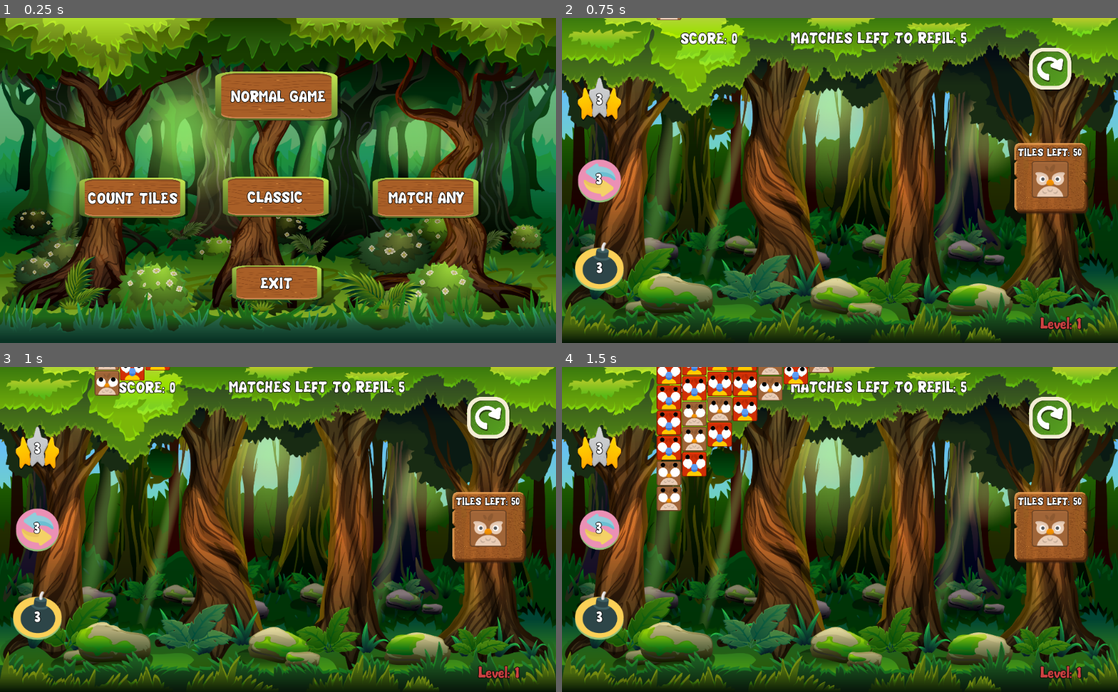
Above: before the commit, frames 1-4 (two rows, left to right).
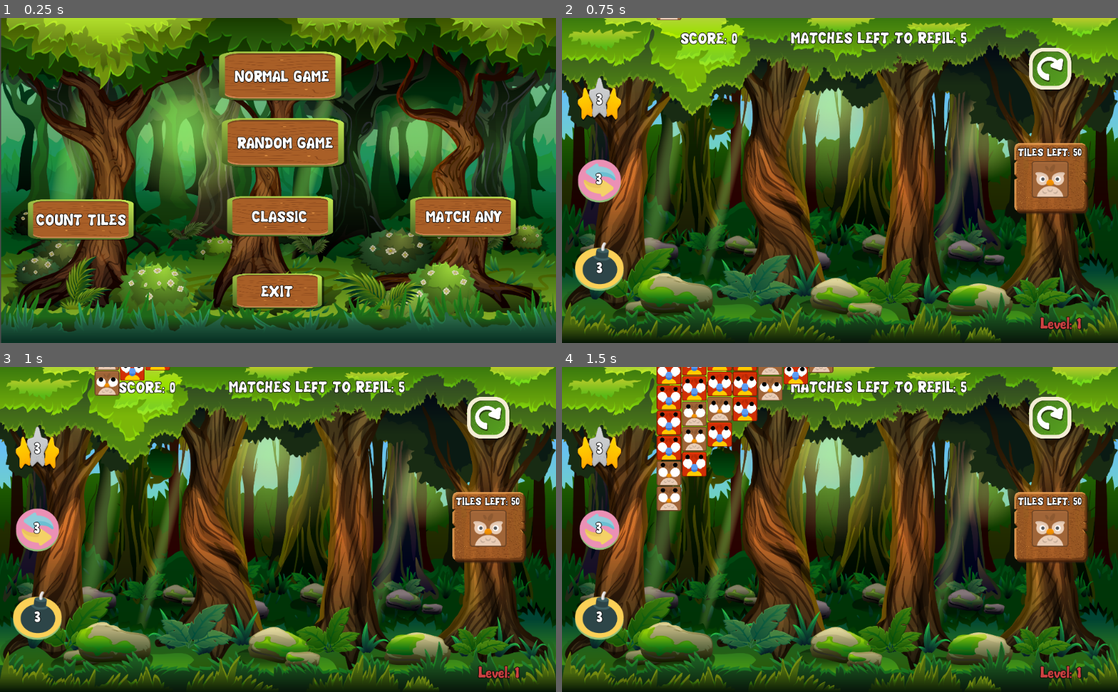
Above: after the commit, the same moments.

Repository: borkoDimitrov/AnimalBlocks
Game: Godot game, scene res://UI/StartMenu.tscn
Same seed, same stepped clock (60 frames per second), same inputs: the game is played once before the commit and once after it.
Inputs (mouse positions are in pixels of both pictures, inside the frame that each line leads up to):
- Up to frame 1 (0.25 s): no input
- Up to frame 2 (0.75 s): click "COUNT TILES" at 0.5 s
- Up to frame 3 (1 s): no input
- Up to frame 4 (1.5 s): click (600, 529) at 1.27 s

The runs differ from the first frame. In frame 1, 29% of the frame differs, in the area x 0-100%, y 0-100%; in frame 2, nothing differs; in frame 3, nothing differs; in frame 4, nothing differs.

Commit message:
Add last touch for the game for Iva

Diff:
--- a/Globals.gd
+++ b/Globals.gd
@@ -5,6 +5,7 @@
 var first_block : RigidBody2D
 
 var type_of_game = ""
+var random_game = false
 
 signal HANDLE_LEVEL_WON
 signal RELOAD_CURRENT_LEVEL
--- a/Level/Level.gd
+++ b/Level/Level.gd
@@ -98,11 +98,12 @@
 	get_tree().call_group("tiles", "EnableBlockButton")
 
 	for x in level_size.x:
-		yield(get_tree().create_timer(0.1), "timeout")
 		var player = $AudioPlayer.duplicate()
 		add_child(player)
 		player.play_sound()
+#		player.play()
 		player.connect("finished", player, "queue_free")
+		yield(get_tree().create_timer(0.08), "timeout")
 
 func SpawnTiles(count, position):
 	get_tree().call_group("detectors", "DisableDetector")
@@ -138,8 +139,6 @@
 	if group_count >= match_count:
 		CreateLabelForMatch(tile, group_count)
 		OnMatch(tile, group_count)
-	else:
-		$AudioStreamPlayer2D.play()
 
 	tile.UnmarkMatchingGroup()
 
--- a/Level/Level.tscn
+++ b/Level/Level.tscn
@@ -4,7 +4,6 @@
 [ext_resource path="res://Utils/AudioPlayer.gd" type="Script" id=2]
 [ext_resource path="res://Assets/Fonts/CHUBBY.TTF" type="DynamicFontData" id=3]
 [ext_resource path="res://Assets/Sprites/CartoonForest.png" type="Texture" id=4]
-[ext_resource path="res://Assets/Music/Tracks/bump.wav" type="AudioStream" id=5]
 [ext_resource path="res://Assets/Sprites/UI/restart.png" type="Texture" id=6]
 [ext_resource path="res://Skills/SmallBomb.tscn" type="PackedScene" id=7]
 [ext_resource path="res://Skills/MatchTwoTiles.tscn" type="PackedScene" id=8]
@@ -51,6 +50,7 @@
 [ext_resource path="res://Assets/Sprites/UI/StageCleared/StageCleared_02.png" type="Texture" id=49]
 [ext_resource path="res://Assets/Sprites/UI/StageCleared/StageCleared_05.png" type="Texture" id=50]
 [ext_resource path="res://normal_font.tres" type="DynamicFont" id=51]
+[ext_resource path="res://Assets/Music/MatchSounds/a1.wav" type="AudioStream" id=52]
 
 [sub_resource type="Theme" id=2]
 
@@ -154,10 +154,8 @@
 [node name="Detectors" type="Node2D" parent="."]
 
 [node name="AudioPlayer" type="AudioStreamPlayer2D" parent="."]
+stream = ExtResource( 52 )
 script = ExtResource( 2 )
-
-[node name="AudioStreamPlayer2D" type="AudioStreamPlayer2D" parent="."]
-stream = ExtResource( 5 )
 
 [node name="AnimatedSprite" type="AnimatedSprite" parent="."]
 visible = false
--- a/LevelDificulties.gd
+++ b/LevelDificulties.gd
@@ -2,33 +2,33 @@
 
 var tileDestroyerLevels = [
 	#EASY
-	 [2, 0.3, 3, 10],
-	 [3, 0.3, 5,  9],
-	 [4, 0.3, 5, 10],
-	 [5, 0.3, 7,  7],
-	 [6, 0.3, 5,  7],
-	 [7, 0.3, 9,  6],
+	 [2, 0.4, 3, 10],
+	 [3, 0.4, 5,  9],
+	 [4, 0.4, 5, 10],
+	 [5, 0.4, 7,  7],
+	 [6, 0.4, 5,  7],
+	 [7, 0.4, 9,  6],
 	#NORMAL
-	 [2, 0.2, 6, 10],
-	 [3, 0.2, 9,  9],
-	 [4, 0.2, 9,  7],
-	 [5, 0.2, 9,  6],
-	 [6, 0.2, 9,  6],
-	 [7, 0.2, 8,  6],
+	 [2, 0.3, 6, 10],
+	 [3, 0.3, 9,  9],
+	 [4, 0.3, 9,  7],
+	 [5, 0.3, 9,  6],
+	 [6, 0.3, 9,  6],
+	 [7, 0.3, 8,  6],
 	#HARD
+	 [2, 0.2,  6, 10],
+	 [3, 0.2,  8,  8],
+	 [4, 0.2,  8,  7],
+	 [5, 0.2,  7,  7],
+	 [6, 0.2,  7,  6],
+	 [7, 0.2, 10,  5],
+	#EXPERT
 	 [2, 0.1,  6, 10],
-	 [3, 0.1,  8,  8],
-	 [4, 0.1,  8,  7],
-	 [5, 0.1,  7,  7],
-	 [6, 0.1,  7,  6],
-	 [7, 0.1, 10,  5],
-	#EXPERT
-	 [2, 0.0,  6, 10],
-	 [3, 0.0,  7,  9],
-	 [4, 0.0,  7,  7],
-	 [5, 0.0,  9,  6],
-	 [6, 0.0, 11,  5],
-	 [7, 0.0, 13,  4]
+	 [3, 0.1,  7,  9],
+	 [4, 0.1,  7,  7],
+	 [5, 0.1,  9,  6],
+	 [6, 0.1, 11,  5],
+	 [7, 0.1, 13,  4]
 ]
 
 var tileCounterLevels = [
@@ -41,32 +41,40 @@
 	 [7, 0.3, 10, 5],
 
 		# NORMAL
-	 [2, 0.3, 50, 7],
-	 [3, 0.3, 40, 7],
-	 [4, 0.3, 30, 7],
-	 [5, 0.3, 20, 7],
-	 [6, 0.3, 15, 7],
-	 [7, 0.3, 10, 7],
+	 [2, 0.2, 50, 7],
+	 [3, 0.2, 40, 7],
+	 [4, 0.2, 30, 7],
+	 [5, 0.2, 20, 7],
+	 [6, 0.2, 15, 7],
+	 [7, 0.2, 10, 7],
 
 		# HARD
-	 [2, 0.1, 50, 5],
-	 [3, 0.1, 50, 5],
-	 [4, 0.1, 40, 5],
-	 [5, 0.1, 30, 5],
-	 [6, 0.1, 25, 5],
-	 [7, 0.1, 20, 5],
+	 [2, 0.15, 50, 5],
+	 [3, 0.15, 50, 5],
+	 [4, 0.15, 40, 5],
+	 [5, 0.15, 30, 5],
+	 [6, 0.15, 25, 5],
+	 [7, 0.15, 20, 5],
 
 		# EXPERT
-	 [2, 0.0, 60, 5],
-	 [3, 0.0, 50, 5],
-	 [4, 0.0, 50, 3],
-	 [5, 0.0, 40, 4],
-	 [6, 0.0, 35, 3],
-	 [7, 0.0, 30, 3],
+	 [2, 0.15, 60, 5],
+	 [3, 0.15, 50, 5],
+	 [4, 0.15, 50, 3],
+	 [5, 0.15, 40, 4],
+	 [6, 0.15, 35, 3],
+	 [7, 0.15, 30, 3],
 ]
 
 var tileClassicLevels = [
 	# EASY
+	 [2, 0.4],
+	 [3, 0.4],
+	 [4, 0.4],
+	 [5, 0.4],
+	 [6, 0.4],
+	 [7, 0.4],
+
+	# NORMAL
 	 [2, 0.3],
 	 [3, 0.3],
 	 [4, 0.3],
@@ -74,7 +82,7 @@
 	 [6, 0.3],
 	 [7, 0.3],
 
-	# NORMAL
+	# HARD
 	 [2, 0.2],
 	 [3, 0.2],
 	 [4, 0.2],
@@ -82,19 +90,11 @@
 	 [6, 0.2],
 	 [7, 0.2],
 
-	# HARD
+	# EXPERT
 	 [2, 0.1],
 	 [3, 0.1],
 	 [4, 0.1],
 	 [5, 0.1],
 	 [6, 0.1],
 	 [7, 0.1],
-
-	# EXPERT
-	 [2, 0.0],
-	 [3, 0.0],
-	 [4, 0.0],
-	 [5, 0.0],
-	 [6, 0.0],
-	 [7, 0.0],
 ]
--- a/LevelManager.gd
+++ b/LevelManager.gd
@@ -10,6 +10,8 @@
 func _ready():
 	Globals.connect("HANDLE_LEVEL_WON", self, "HandleLevelWon")
 	Globals.connect("RELOAD_CURRENT_LEVEL", self, "ReloadCurrentLevel")
+
+	randomize()
 	HandleStartGame()
 	StartLevel()
 
@@ -26,7 +28,11 @@
 		levels.append(preload("res://Level/LevelTileDestroyer.tscn"))
 
 func HandleLevelWon():
-	completedLevelsCount += 1
+	if Globals.random_game:
+		completedLevelsCount = randi() % 72
+	else:
+		completedLevelsCount += 1
+
 	StartLevel()
 
 func HandleSkillCount(levelDificulty):
--- a/Skills/BaseSkill.gd
+++ b/Skills/BaseSkill.gd
@@ -1,6 +1,17 @@
 extends Node2D
 
 signal HANDLE_SKILL_ACTIVATION(current_skill)
+
+var sounds = [
+	preload("res://Assets/Music/OtherSounds/b1.wav"),
+	preload("res://Assets/Music/OtherSounds/b2.wav"),
+	preload("res://Assets/Music/OtherSounds/b3.wav"),
+	preload("res://Assets/Music/OtherSounds/b4.wav"),
+	preload("res://Assets/Music/OtherSounds/b5.wav"),
+	preload("res://Assets/Music/OtherSounds/b6.wav"),
+	preload("res://Assets/Music/OtherSounds/b7.wav"),
+	preload("res://Assets/Music/OtherSounds/b8.wav")
+]
 
 export (int) var skill_uses_left = 3
 var is_active = false
@@ -8,6 +19,11 @@
 func SetSkillCount(skill_count):
 	skill_uses_left = skill_count
 	$RichTextLabel.text = str(skill_count)
+
+func play_sound():
+	var random_sound = sounds[randi() % sounds.size() - 1]
+	$AudioStreamPlayer2D.stream = random_sound
+	$AudioStreamPlayer2D.play()
 
 func OnButtonPressed():
 	if IsActive():
--- a/Skills/BaseSkill.tscn
+++ b/Skills/BaseSkill.tscn
@@ -74,4 +74,6 @@
 anims/Pulse = SubResource( 1 )
 anims/RESET = SubResource( 2 )
 
+[node name="AudioStreamPlayer2D" type="AudioStreamPlayer2D" parent="."]
+
 [connection signal="pressed" from="TextureButton" to="." method="OnButtonPressed"]
--- a/Skills/SmallBomb.gd
+++ b/Skills/SmallBomb.gd
@@ -5,7 +5,7 @@
 func HandleTileClick(tile) -> bool:
 	emit_signal("DESTROY_TILE", tile)
 
-	$AudioStreamPlayer2D.play()
+	play_sound()
 
 	UseSkill()
 	DeactivateSkill()
--- a/Skills/SmallBomb.tscn
+++ b/Skills/SmallBomb.tscn
@@ -1,10 +1,9 @@
-[gd_scene load_steps=6 format=2]
+[gd_scene load_steps=5 format=2]
 
 [ext_resource path="res://Assets/Sprites/Icons/bomb_skill.png" type="Texture" id=1]
 [ext_resource path="res://Skills/BaseSkill.tscn" type="PackedScene" id=2]
 [ext_resource path="res://Skills/SmallBomb.gd" type="Script" id=3]
 [ext_resource path="res://normal_font.tres" type="DynamicFont" id=4]
-[ext_resource path="res://Assets/Music/Tracks/break_brick.wav" type="AudioStream" id=5]
 
 [node name="SmallBomb" instance=ExtResource( 2 )]
 script = ExtResource( 3 )
@@ -26,6 +25,3 @@
 mouse_filter = 2
 custom_fonts/normal_font = ExtResource( 4 )
 text = "3"
-
-[node name="AudioStreamPlayer2D" type="AudioStreamPlayer2D" parent="." index="3"]
-stream = ExtResource( 5 )
--- a/Skills/SwapTiles.gd
+++ b/Skills/SwapTiles.gd
@@ -20,6 +20,7 @@
 
 func HandleTileClick(tile) -> bool:
 	if first_tile != null and first_tile.IsNeighbour(tile):
+		play_sound()
 		SwipeWithTile(tile)
 		UseSkill()
 		DeactivateSkill()
--- a/UI/StartMenu.gd
+++ b/UI/StartMenu.gd
@@ -1,6 +1,11 @@
 extends Control
 
 func _on_NormalGame_pressed():
+	Globals.type_of_game = "normal_game"
+	get_tree().change_scene("res://LevelManager.tscn")
+
+func _on_RandomGame_pressed():
+	Globals.random_game = true
 	Globals.type_of_game = "normal_game"
 	get_tree().change_scene("res://LevelManager.tscn")
 
--- a/UI/StartMenu.tscn
+++ b/UI/StartMenu.tscn
@@ -8,19 +8,29 @@
 [node name="StartMenu" type="Control"]
 anchor_right = 1.0
 anchor_bottom = 1.0
+margin_left = 227.0
+margin_top = 35.0
+margin_right = 227.0
+margin_bottom = 35.0
 script = ExtResource( 4 )
 
 [node name="TextureRect" type="TextureRect" parent="."]
-margin_right = 1024.0
-margin_bottom = 600.0
+anchor_left = 0.5
+anchor_top = 0.5
+anchor_right = 0.5
+anchor_bottom = 0.5
+margin_left = -737.0
+margin_top = -335.0
+margin_right = 287.0
+margin_bottom = 265.0
 texture = ExtResource( 1 )
 expand = true
 
 [node name="NormalGame" type="TextureButton" parent="."]
-margin_left = 396.0
-margin_top = 99.0
-margin_right = 627.0
-margin_bottom = 190.0
+margin_left = 176.0
+margin_top = 27.0
+margin_right = 407.0
+margin_bottom = 118.0
 texture_normal = ExtResource( 2 )
 expand = true
 
@@ -35,11 +45,30 @@
 "_edit_lock_": true
 }
 
+[node name="RandomGame" type="TextureButton" parent="."]
+margin_left = 181.0
+margin_top = 150.0
+margin_right = 412.0
+margin_bottom = 241.0
+texture_normal = ExtResource( 2 )
+expand = true
+
+[node name="Label" type="Label" parent="RandomGame"]
+margin_left = 29.0
+margin_top = 29.0
+margin_right = 207.0
+margin_bottom = 69.0
+custom_fonts/font = ExtResource( 3 )
+text = "RANDOM GAME"
+__meta__ = {
+"_edit_lock_": true
+}
+
 [node name="Count" type="TextureButton" parent="."]
-margin_left = 146.0
-margin_top = 295.0
-margin_right = 346.0
-margin_bottom = 370.0
+margin_left = -176.0
+margin_top = 300.0
+margin_right = 24.0
+margin_bottom = 375.0
 texture_normal = ExtResource( 2 )
 expand = true
 
@@ -52,10 +81,10 @@
 text = "COUNT TILES"
 
 [node name="Classic" type="TextureButton" parent="."]
-margin_left = 410.0
-margin_top = 293.0
-margin_right = 610.0
-margin_bottom = 368.0
+margin_left = 191.0
+margin_top = 294.0
+margin_right = 391.0
+margin_bottom = 369.0
 texture_normal = ExtResource( 2 )
 expand = true
 
@@ -68,9 +97,9 @@
 text = "CLASSIC"
 
 [node name="MatchMore" type="TextureButton" parent="."]
-margin_left = 686.0
+margin_left = 528.0
 margin_top = 295.0
-margin_right = 886.0
+margin_right = 728.0
 margin_bottom = 370.0
 texture_normal = ExtResource( 2 )
 expand = true
@@ -84,10 +113,10 @@
 text = "MATCH ANY"
 
 [node name="Exit" type="TextureButton" parent="."]
-margin_left = 427.0
-margin_top = 457.0
-margin_right = 596.0
-margin_bottom = 522.0
+margin_left = 201.0
+margin_top = 437.0
+margin_right = 370.0
+margin_bottom = 502.0
 texture_normal = ExtResource( 2 )
 expand = true
 
@@ -100,6 +129,7 @@
 text = "EXIT"
 
 [connection signal="pressed" from="NormalGame" to="." method="_on_NormalGame_pressed"]
+[connection signal="pressed" from="RandomGame" to="." method="_on_RandomGame_pressed"]
 [connection signal="pressed" from="Count" to="." method="_on_Count_pressed"]
 [connection signal="pressed" from="Classic" to="." method="_on_Classic_pressed"]
 [connection signal="pressed" from="MatchMore" to="." method="_on_MatchMore_pressed"]
--- a/Utils/AudioPlayer.gd
+++ b/Utils/AudioPlayer.gd
@@ -1,12 +1,25 @@
 extends AudioStreamPlayer2D
 
-var match_sounds = []
-
-func _ready():
-	randomize()
-	match_sounds = FileGrabber.get_file("res://Assets/Music/MatchSounds/")
+var match_sounds = [
+	preload("res://Assets/Music/MatchSounds/a1.wav"),
+	preload("res://Assets/Music/MatchSounds/a2.wav"),
+	preload("res://Assets/Music/MatchSounds/a3.wav"),
+	preload("res://Assets/Music/MatchSounds/a4.wav"),
+	preload("res://Assets/Music/MatchSounds/a5.wav"),
+	preload("res://Assets/Music/MatchSounds/a6.wav"),
+	preload("res://Assets/Music/MatchSounds/a7.wav"),
+	preload("res://Assets/Music/MatchSounds/a8.wav"),
+	preload("res://Assets/Music/MatchSounds/c1.wav"),
+	preload("res://Assets/Music/MatchSounds/c2.wav"),
+	preload("res://Assets/Music/MatchSounds/c3.wav"),
+	preload("res://Assets/Music/MatchSounds/c4.wav"),
+	preload("res://Assets/Music/MatchSounds/c5.wav"),
+	preload("res://Assets/Music/MatchSounds/c6.wav"),
+	preload("res://Assets/Music/MatchSounds/c7.wav"),
+	preload("res://Assets/Music/MatchSounds/c8.wav"),
+]
 
 func play_sound():
 	var random_sound = match_sounds[randi() % match_sounds.size() - 1]
-	stream = load(random_sound)
+	stream = random_sound
 	play()
Not shown, added: Assets/Music/OtherSounds/b1.wav.import
Not shown, added: Assets/Music/OtherSounds/b2.wav.import
Not shown, added: Assets/Music/OtherSounds/b3.wav.import
Not shown, added: Assets/Music/OtherSounds/b4.wav.import
Not shown, added: Assets/Music/OtherSounds/b5.wav.import
Not shown, added: Assets/Music/OtherSounds/b6.wav.import
Not shown, added: Assets/Music/OtherSounds/b7.wav.import
Not shown, added: Assets/Music/OtherSounds/b8.wav.import
Binary file added: Assets/parrot.ico
Binary file added: Assets/pig.ico
Not shown, added: Assets/Music/OtherSounds/b1.wav
Not shown, added: Assets/Music/OtherSounds/b2.wav
(and 6 more such lines)
